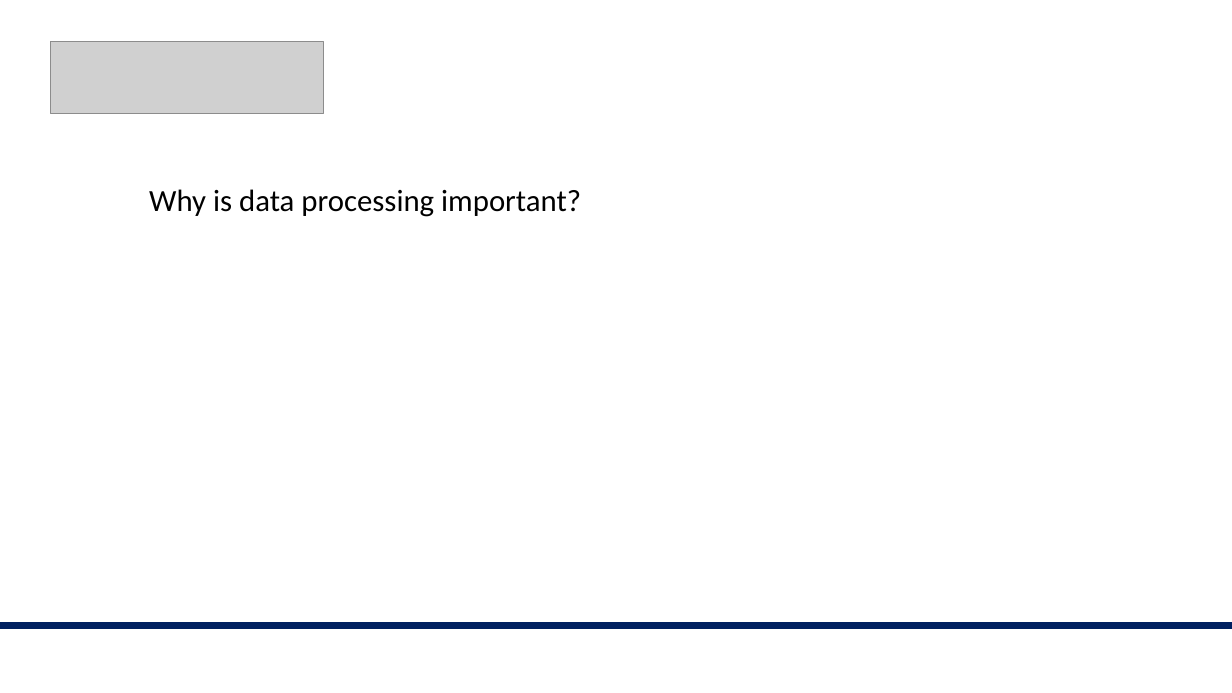
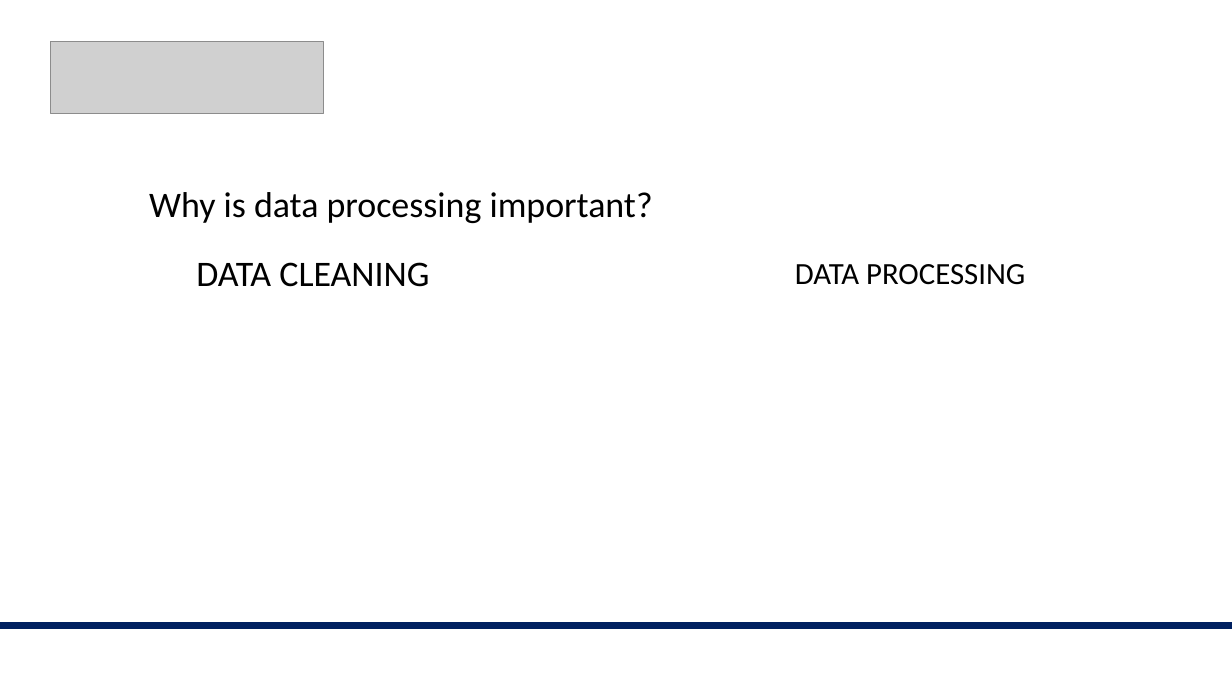
Before and after one commit to valegiunchiglia/2022-Module3-ImperialCollege, a slide deck: slide 4 of Day2/Day2.pptx (slide 2 before the commit). Drawn at 1232x693 pixels with LibreOffice and Linux fonts; fonts in the diff are those of the drawing; grey boxes stand for pictures. Boxes give left, top, right and bottom in pixels: in the first picture for what was removed or moved away, otherwise in the second. Text is boxed around its words. In the diff, an @@ line names an element or a change of style, - is before the commit and + after.

```diff
--- a/Day2/Day2.pptx
+++ b/Day2/Day2.pptx
@@ text "Why is data processing important?" at (149, 192, 653, 223): size 24 to 28 pt @@
@@ text added at (196, 262, 429, 287), 28 pt, text #000000 @@
+DATA CLEANING
@@ text added at (795, 264, 1025, 285), 24 pt, text #000000 @@
+DATA PROCESSING
```
Also in this commit, not shown: 1 other slide changed, 2 slides added, 5 other files.
